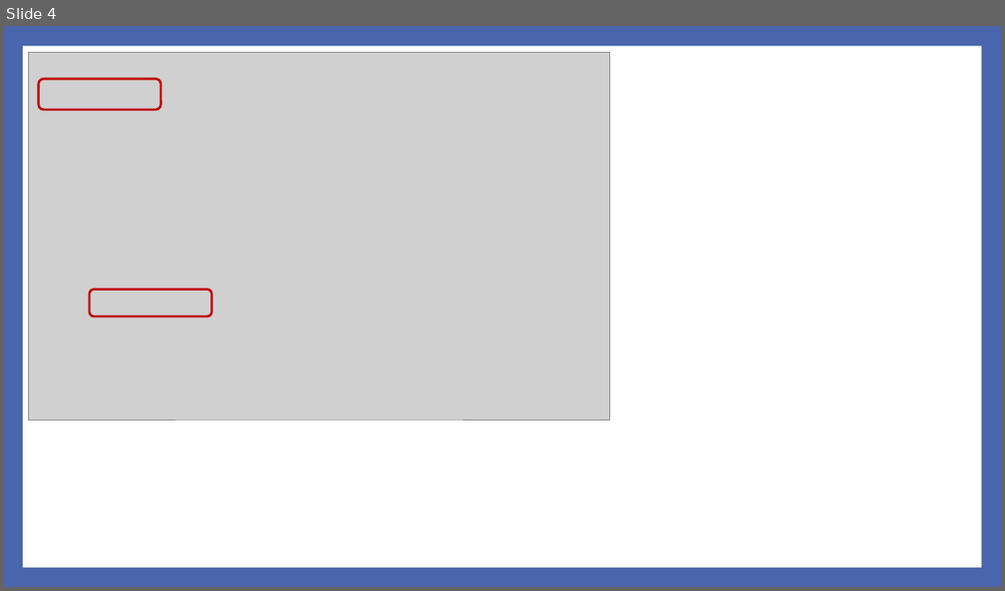
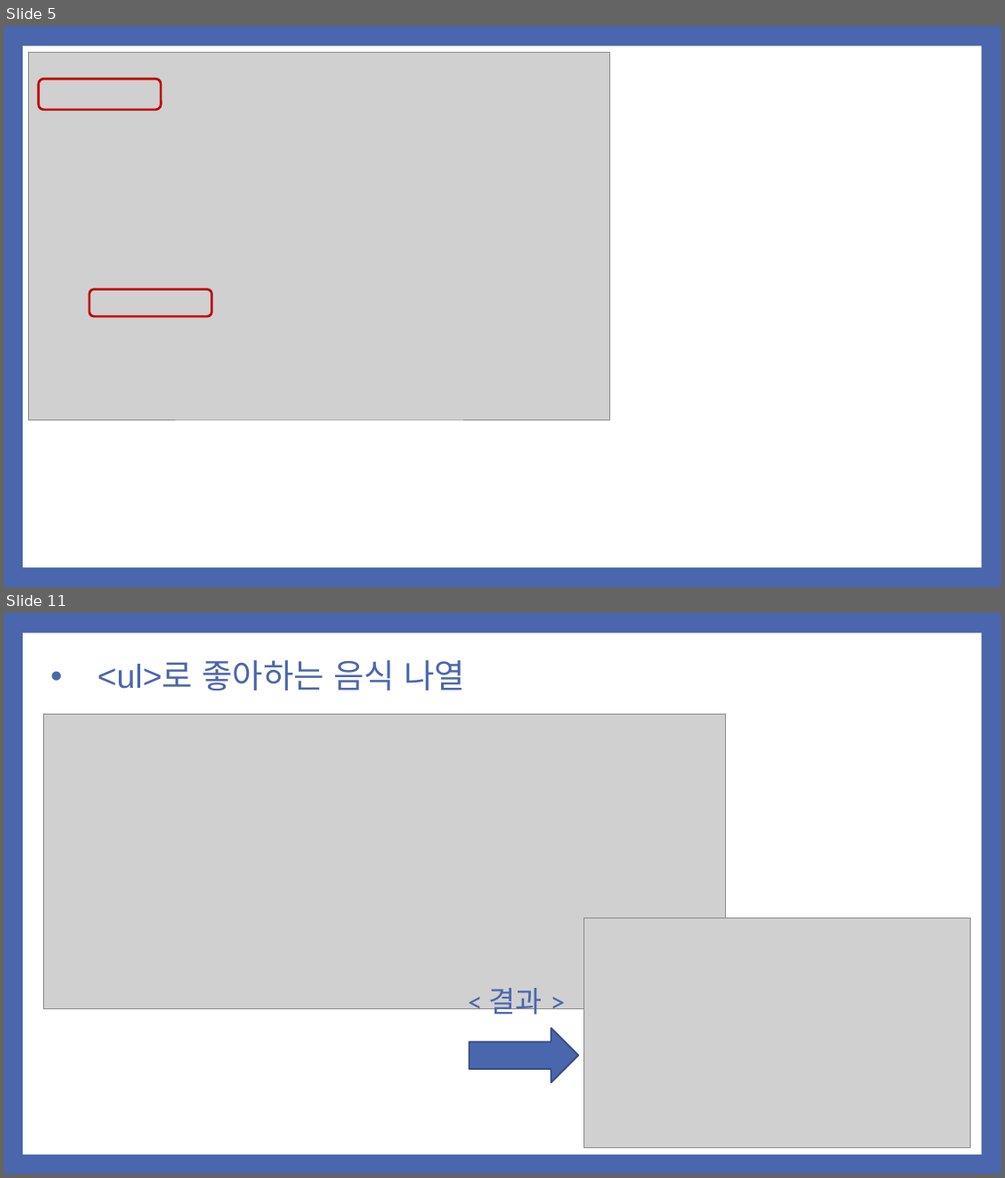
Before and after one commit to noheul1030/KOPO-HTML, a slide deck: 과제PPT/기업업무 1강.pptx. Shown one above the other, each under a label of ours: slide 4 before the commit, slides 5 and 11 after it; the slides between them are not shown. The pictures are 1005x591 and 1005x1178 pixels, drawn with LibreOffice and Linux fonts; fonts in the diff are those of the drawing; grey boxes stand for pictures. Boxes give left, top, right and bottom in pixels: in the first picture for what was removed or moved away, otherwise in the second. Text is boxed around its words. In the diff, an @@ line names an element or a change of style, - is before the commit and + after.

```diff
--- a/과제PPT/기업업무 1강.pptx
+++ b/과제PPT/기업업무 1강.pptx
@@ slide 11 added at (4, 613, 1001, 1174), background #4A66AC; not listed: 1 template element that a slide beside it also shows @@
@@ title added at (97, 660, 465, 690), 32 pt, text #4A66AC @@
+• <ul>로 좋아하는 음식 나열
@@ picture added at (43, 714, 725, 1009) @@
@@ picture added at (584, 918, 971, 1147) @@
@@ text added at (489, 988, 542, 1020), 28 pt, text #4A66AC @@
+< 결과 >
@@ right arrow added at (469, 1028, 578, 1083), fill #4A66AC, outline #374B7F 1.5 pt @@
@@ what was slide 4 is now slide 5 @@
```
Also in this commit, not shown: 21 other slides added, 4 slides removed.
